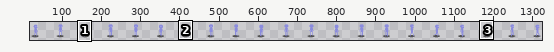
Two versions of one sprite sheet, Project/Content/Sprites/Player/player.png. The picture above shows the old version from afar; the outline marks the close-up.
Close-up. The starting point:
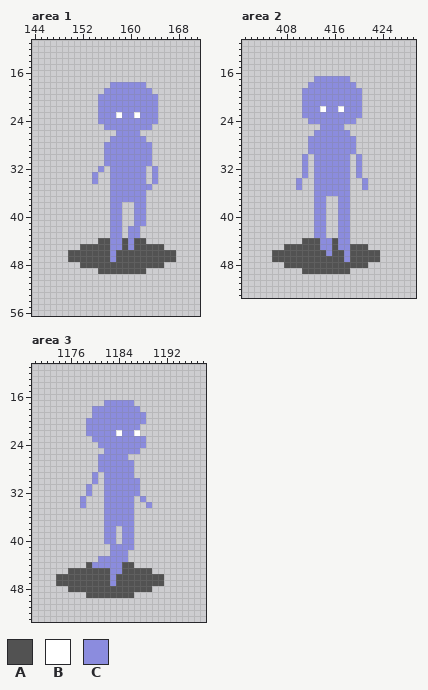
The file is 1344x64 pixels. Shown: area 1: x 144..171, y 11..56; area 2: x 401..429, y 11..53; area 3: x 1170..1198, y 11..53. The wide view leaves out empty margins. The commit also changed other parts of the picture, which this record leaves out.
Palette (. is transparent): A #525252  B #ffffff  C #8b8cde
After:
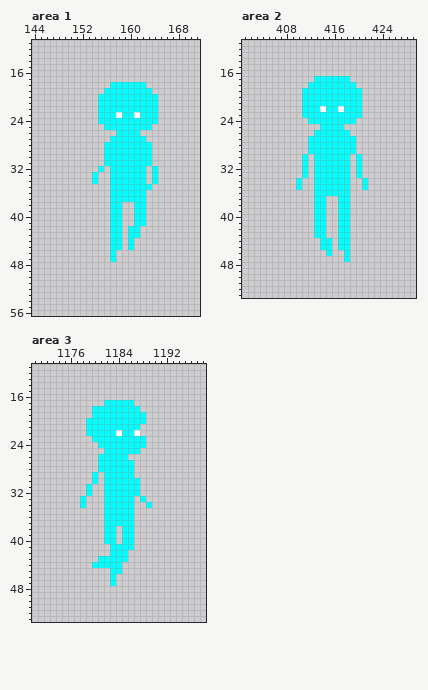
Difference:
@@ palette @@
-C #8b8cde
+C #00ffff
--- area 1
@@ x 144..171 @@
 43 .............CC.CC..........
-44 ...........AACCACAA.........
-45 ........AAAAACCACAAAAA......
-46 ......AAAAAAACAAAAAAAAAA....
-47 ......AAAAAAACAAAAAAAAAA....
-48 ........AAAAAAAAAAAAAA......
-49 ...........AAAAAAAA.........
+44 .............CC.C...........
+45 .............CC.C...........
+46 .............C..............
+47 .............C..............
+48 ............................
+49 ............................
 50 ............................
--- area 2
@@ x 401..429 @@
 43 ............CC..CC...........
-44 ..........AAACCACC...........
-45 .......AAAAAACCACCAAA........
-46 .....AAAAAAAAACAACAAAAA......
-47 .....AAAAAAAAAAAACAAAAA......
-48 .......AAAAAAAAAAAAAA........
-49 ..........AAAAAAAA...........
+44 .............CC.CC...........
+45 .............CC.CC...........
+46 ..............C..C...........
+47 .................C...........
+48 .............................
+49 .............................
 50 .............................
--- area 3
@@ x 1170..1198 @@
 43 ...........CCCCC.............
-44 .........ACCCCCAA............
-45 ......AAAAAAACCAAAAA.........
-46 ....AAAAAAAAACAAAAAAAA.......
-47 ....AAAAAAAAACAAAAAAAA.......
-48 ......AAAAAAAAAAAAAA.........
-49 .........AAAAAAAA............
+44 ..........CCCCC..............
+45 .............CC..............
+46 .............C...............
+47 .............C...............
+48 .............................
+49 .............................
 50 .............................
